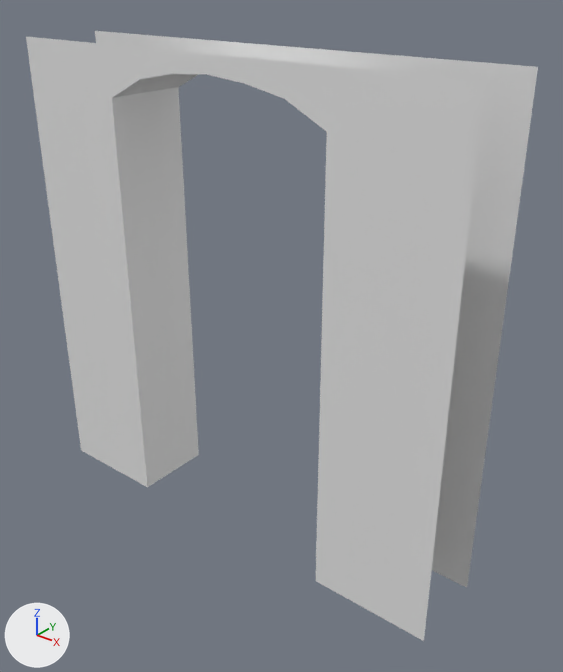
Two versions of the FBX model MajikShowdown/Assets/FBX/Map/Factory/FactoryWalls/GateWallR.fbx, one commit apart.
Rendered twice from a 50 mm lens placed at (14.56, -11.69, 11.44), pointed at (5.69, -0.6, 4.56). Lighting does not change. The marker at lower left points along +X, +Y and +Z. The older version comes first. Where no turn or scale is listed for an object, it has been applied to the vertices.

The first picture shows 'GateWallR'.
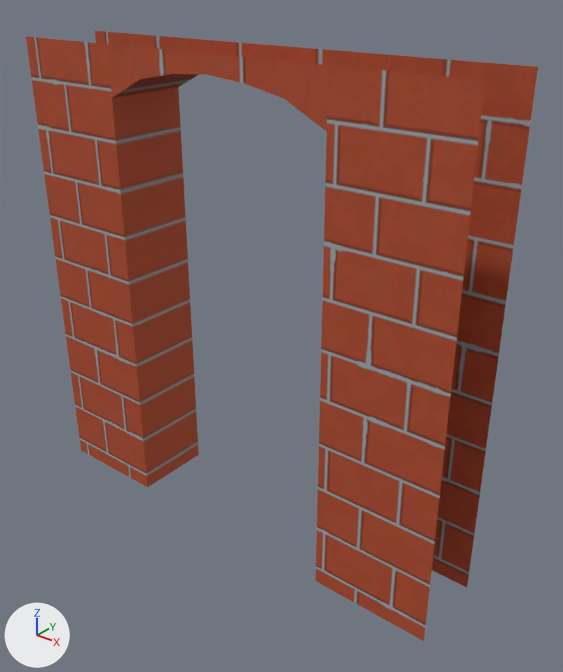
The newer file is also turned or shifted as a whole; pictures and numbers use the older file's frame.

Where the change shows, as pixel boxes (x1, y1, x2, y2) in the pictures (563 x 672 px):
'GateWallR', recoloured (white to brown): (26, 31, 538, 641) in both

Patch to the scene script:
```diff
--- a/MajikShowdown/Assets/FBX/Map/Factory/FactoryWalls/GateWallR.fbx.py
+++ b/MajikShowdown/Assets/FBX/Map/Factory/FactoryWalls/GateWallR.fbx.py
@@ img_wallsa_png @@
+img_wallsa_png = load_image('WallsA.png', 'WallsA.png', 2048, 2048, 'sRGB')
@@ mat_factorywallsmat @@
+mat_factorywallsmat = principled_material('FactoryWallsMat')
+mat_factorywallsmat.texture = img_wallsa_png
+mat_factorywallsmat.roughness = 0.815
@@ me_gatewallr @@
 me_gatewallr.from_pydata(...)  # 44 vertices, 28 faces; spans x 0.0..10.0, y -1.76..0.0, z 0.0..10.0
-me_gatewallr.materials.append(mat_gatewallr)  # white #e7e7e7
+me_gatewallr.materials.append(mat_factorywallsmat)  # picture img_wallsa_png
```
